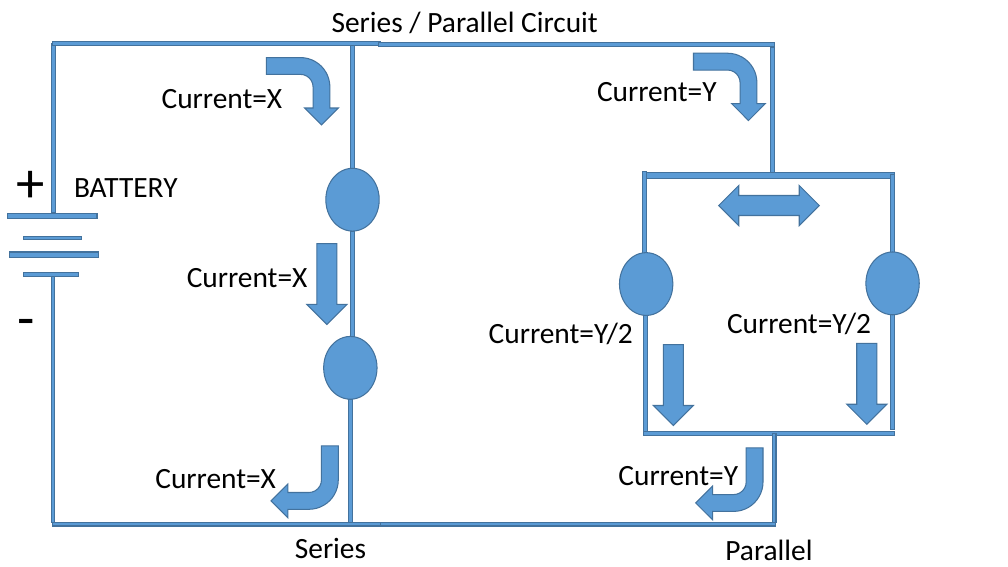
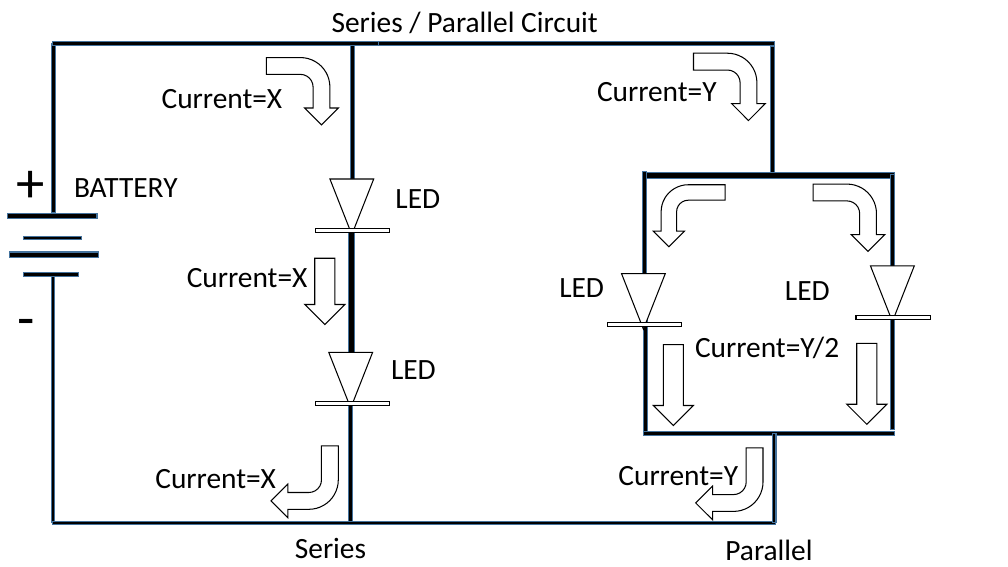
Before and after one commit to infocelab/embedded-projects, a slide deck: slide 1 of Documents/projects for schools.pptx. Drawn at 1008x567 pixels with LibreOffice and Linux fonts; fonts in the diff are those of the drawing. Boxes give left, top, right and bottom in pixels: in the first picture for what was removed or moved away, otherwise in the second. Text is boxed around its words. In the diff, an @@ line names an element or a change of style, - is before the commit and + after.

```diff
--- a/Documents/projects for schools.pptx
+++ b/Documents/projects for schools.pptx
@@ rectangle: place and size @@
-rectangle at <box>351,45,355,169</box>
+rectangle at <box>351,45,355,188</box>
@@ ellipse removed at <box>326,169,380,231</box> @@
@@ triangle added at <box>330,179,374,235</box>, fill #FFFFFF, outline #000000 1 pt @@
@@ text added at <box>395,189,440,208</box>, 28 pt, text #000000 @@
+LED
@@ bent arrow added at <box>654,185,726,247</box>, fill #FFFFFF, outline #000000 1 pt @@
@@ left right arrow removed at <box>719,185,820,225</box> @@
@@ bent arrow added at <box>813,185,885,252</box>, fill #FFFFFF, outline #000000 1 pt @@
@@ rectangle added at <box>315,228,389,232</box>, fill #FFFFFF, outline #000000 1 pt @@
@@ fill #5B9BD5 to #000000 in 20 elements at <box>52,44,56,212</box>, <box>51,276,55,523</box>, <box>349,399,352,523</box>, <box>644,172,895,178</box>, <box>643,172,647,295</box>, <box>891,175,895,298</box>, <box>644,312,647,436</box>, <box>891,306,895,430</box>, <box>644,431,895,435</box>, <box>772,433,776,523</box>, <box>8,213,97,219</box>, <box>24,236,82,240</box>, <box>9,252,98,257</box>, <box>23,272,79,276</box>, <box>52,42,380,45</box>, <box>378,41,774,45</box>, <box>52,521,777,525</box>, <box>771,46,774,177</box>, <box>351,45,355,188</box>, <box>349,231,355,354</box> @@
@@ rectangle: place and size @@
-rectangle at <box>350,231,355,337</box>
+rectangle at <box>349,231,355,354</box>
@@ fill #5B9BD5 to #FFFFFF; outline #43739E 1 pt to #000000 1 pt in 7 elements at <box>266,57,338,125</box>, <box>693,53,765,120</box>, <box>271,446,338,518</box>, <box>696,448,763,520</box>, <box>653,345,693,426</box>, <box>847,343,887,424</box>, <box>305,259,345,325</box> @@
@@ down arrow: place and size @@
-down arrow at <box>307,243,347,324</box>
+down arrow at <box>305,259,345,325</box>
@@ ellipse removed at <box>619,253,673,315</box> @@
@@ ellipse removed at <box>866,252,920,315</box> @@
@@ triangle added at <box>870,266,914,322</box>, fill #FFFFFF, outline #000000 1 pt @@
@@ text added at <box>559,278,604,297</box>, 28 pt, text #000000 @@
+LED
@@ triangle added at <box>622,274,665,330</box>, fill #FFFFFF, outline #000000 1 pt @@
@@ text added at <box>785,281,830,300</box>, 28 pt, text #000000 @@
+LED
@@ text removed at <box>489,322,633,345</box> @@
-Current=Y/2
@@ rectangle added at <box>607,323,681,327</box>, fill #FFFFFF, outline #000000 1 pt @@
@@ text "Current=Y/2": place and size @@
-text "Current=Y/2" at <box>727,312,871,335</box>
+text "Current=Y/2" at <box>695,336,839,359</box>
@@ rectangle added at <box>856,315,930,319</box>, fill #FFFFFF, outline #000000 1 pt @@
@@ ellipse removed at <box>324,337,377,399</box> @@
@@ triangle added at <box>329,352,373,408</box>, fill #FFFFFF, outline #000000 1 pt @@
@@ text added at <box>391,360,436,379</box>, 28 pt, text #000000 @@
+LED
@@ rectangle added at <box>315,402,389,405</box>, fill #FFFFFF, outline #000000 1 pt @@
@@ rectangle removed at <box>52,523,380,526</box> @@
```
Also in this commit, not shown: 7 other slides changed, 5 slides added, 1 slide removed.
